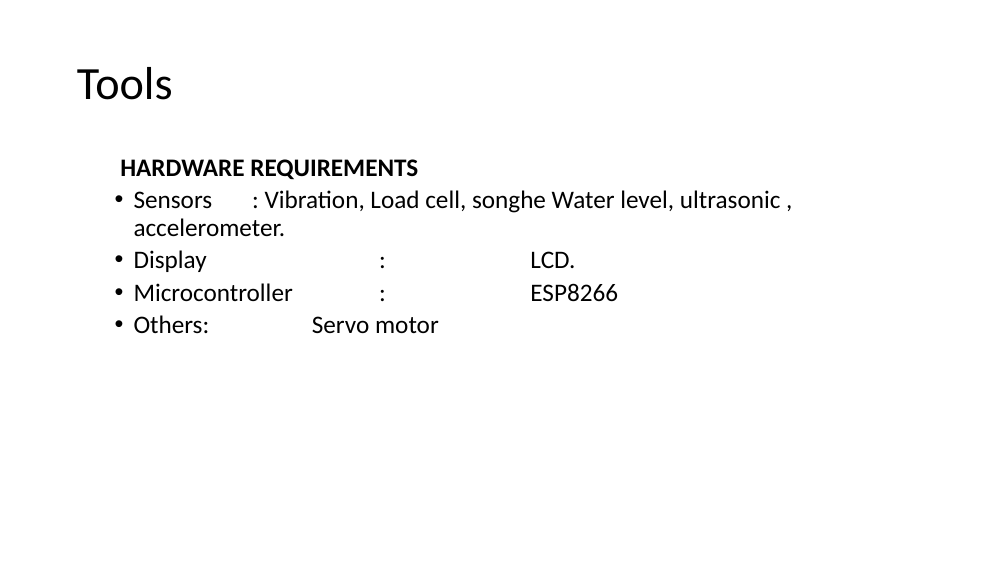
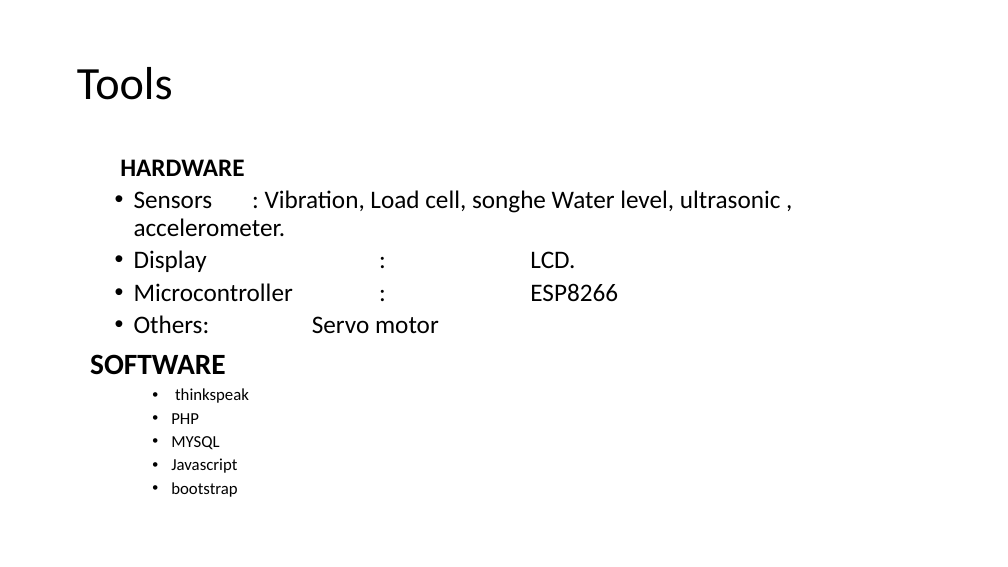
Before and after one commit to patrickmabziness360/Bridge_Health_Monitoring_System, a slide deck: slide 8 of Project Documents/IOT BRIDGE HEALTH MONITORING SYSTEM.pptx. Drawn at 1008x567 pixels with LibreOffice and Linux fonts; fonts in the diff are those of the drawing. Boxes give left, top, right and bottom in pixels: in the first picture for what was removed or moved away, otherwise in the second. Text is boxed around its words. In the diff, an @@ line names an element or a change of style, - is before the commit and + after.

```diff
--- a/Project Documents/IOT BRIDGE HEALTH MONITORING SYSTEM.pptx
+++ b/Project Documents/IOT BRIDGE HEALTH MONITORING SYSTEM.pptx
@@ text at <box>120,159,244,176</box>: text changed @@
-  HARDWARE REQUIREMENTS
+  HARDWARE
@@ text at <box>90,354,249,497</box>: paragraphs added @@
+SOFTWARE
+    • thinkspeak
+    • PHP
+    • MYSQL
+    • Javascript
+    • bootstrap
```
Also in this commit, not shown: 1 other slide changed, 19 other files.
